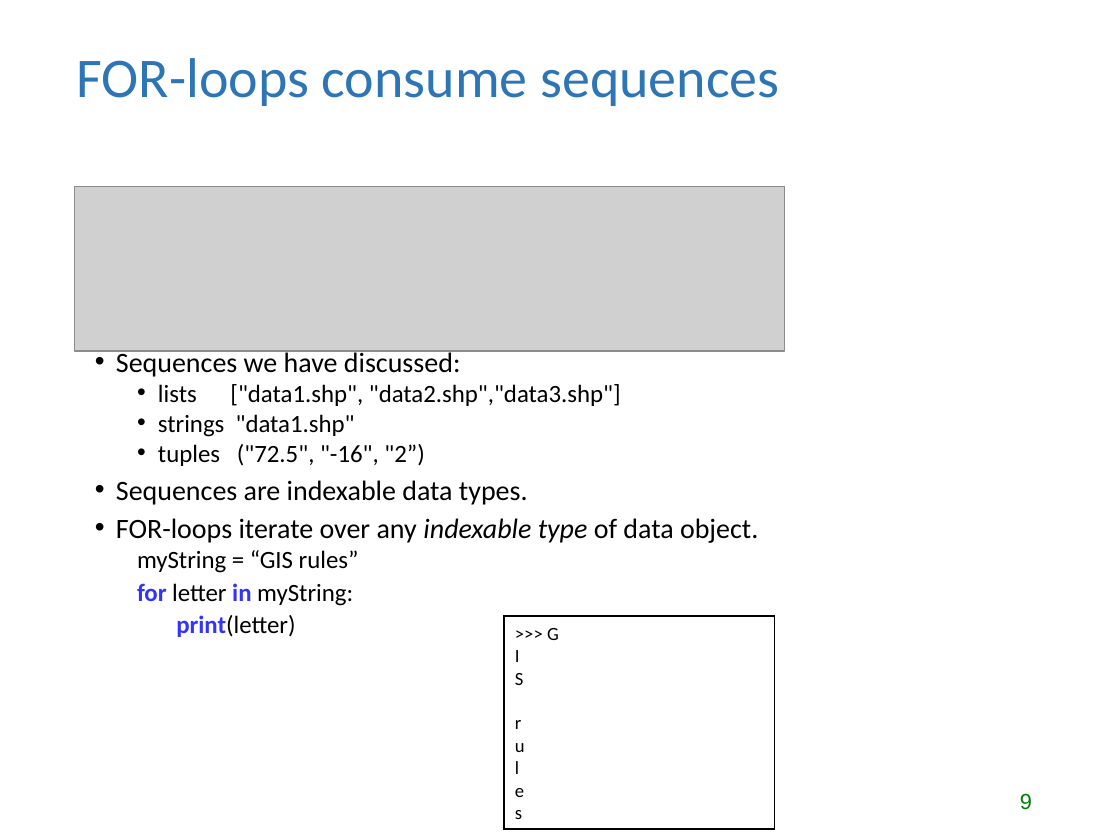
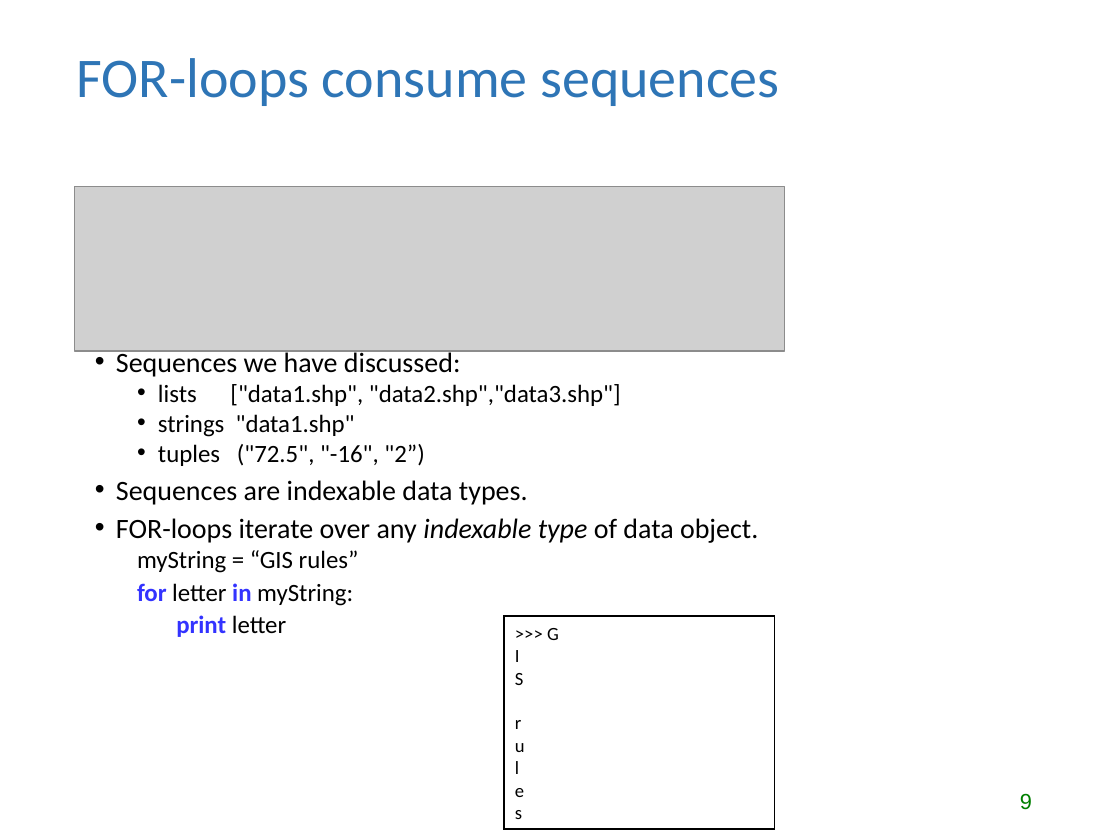
Before and after one commit to lgtateos/gis540, a slide deck: slide 9 of slides/looping.ppt. Drawn at 1120x840 pixels with LibreOffice and Linux fonts; fonts in the diff are those of the drawing; grey boxes stand for pictures. Boxes give left, top, right and bottom in pixels: in the first picture for what was removed or moved away, otherwise in the second. Text is boxed around its words. In the diff, an @@ line names an element or a change of style, - is before the commit and + after.

```diff
--- a/slides/looping.ppt
+++ b/slides/looping.ppt
@@ text at box(176, 615, 286, 637): text changed @@
-  print(letter)
+  print letter
```
Also in this commit, not shown: 9 other slides changed, 7 slides added.
